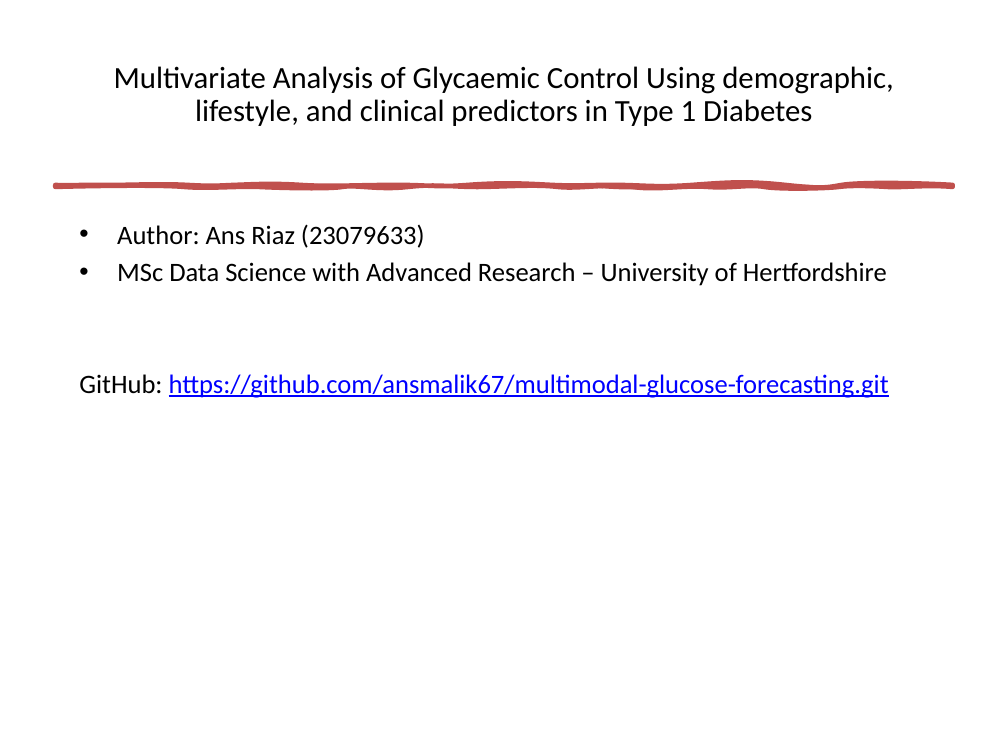
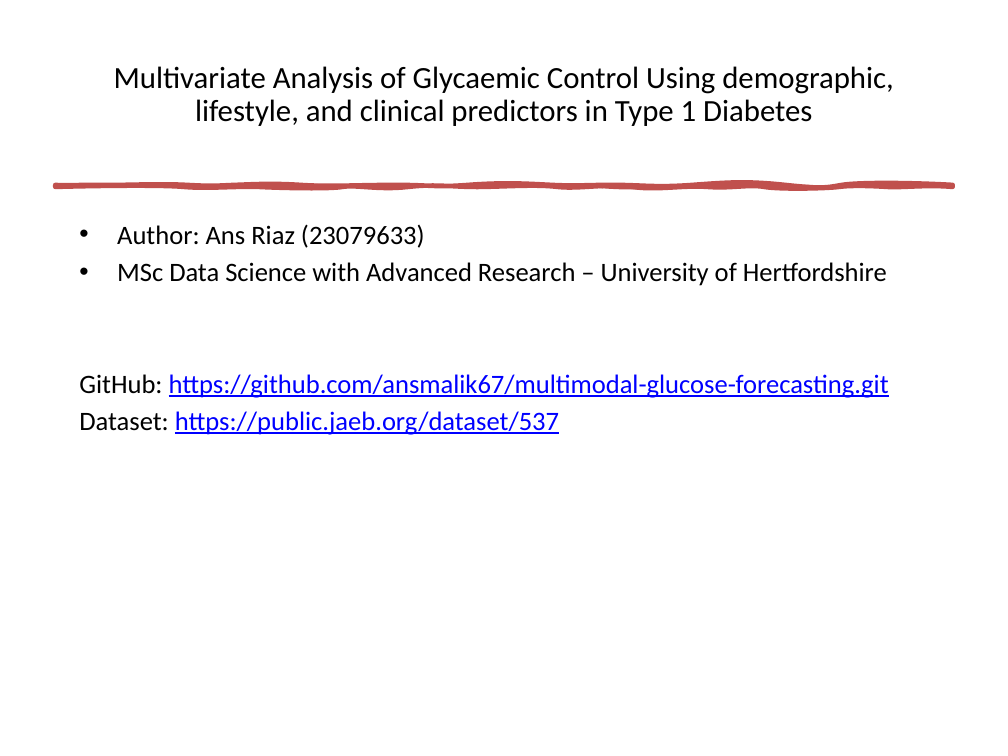
Before and after one commit to ansmalik67/multimodal-glucose-forecasting, a slide deck: slide 1 of Final_Glycaemic_Project_Presentation.pptx. Drawn at 1008x756 pixels with LibreOffice and Linux fonts; fonts in the diff are those of the drawing. Boxes give left, top, right and bottom in pixels: in the first picture for what was removed or moved away, otherwise in the second. Text is boxed around its words. In the diff, an @@ line names an element or a change of style, - is before the commit and + after.

```diff
--- a/Final_Glycaemic_Project_Presentation.pptx
+++ b/Final_Glycaemic_Project_Presentation.pptx
@@ text at [79,411,559,435]: paragraph added @@
+Dataset: https://public.jaeb.org/dataset/537
```
Also in this commit, not shown: 1 other slide changed, 1 other file.
